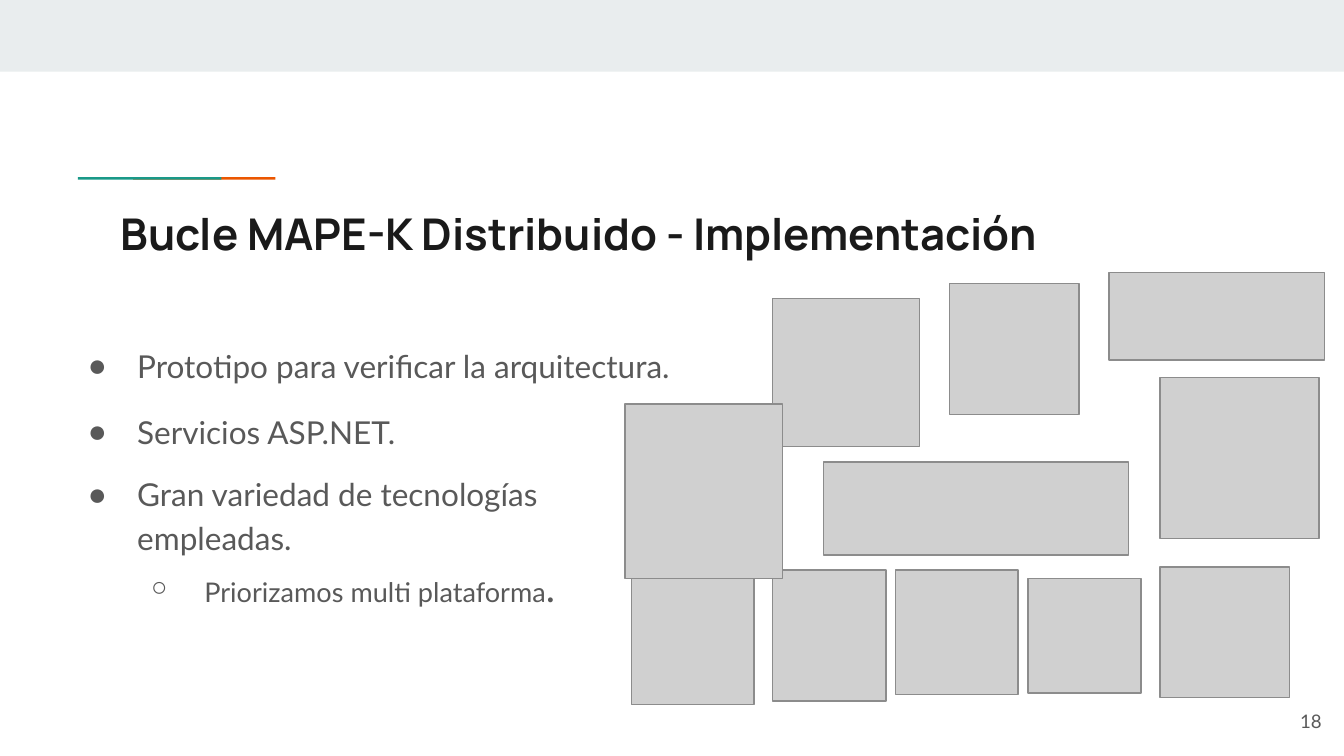
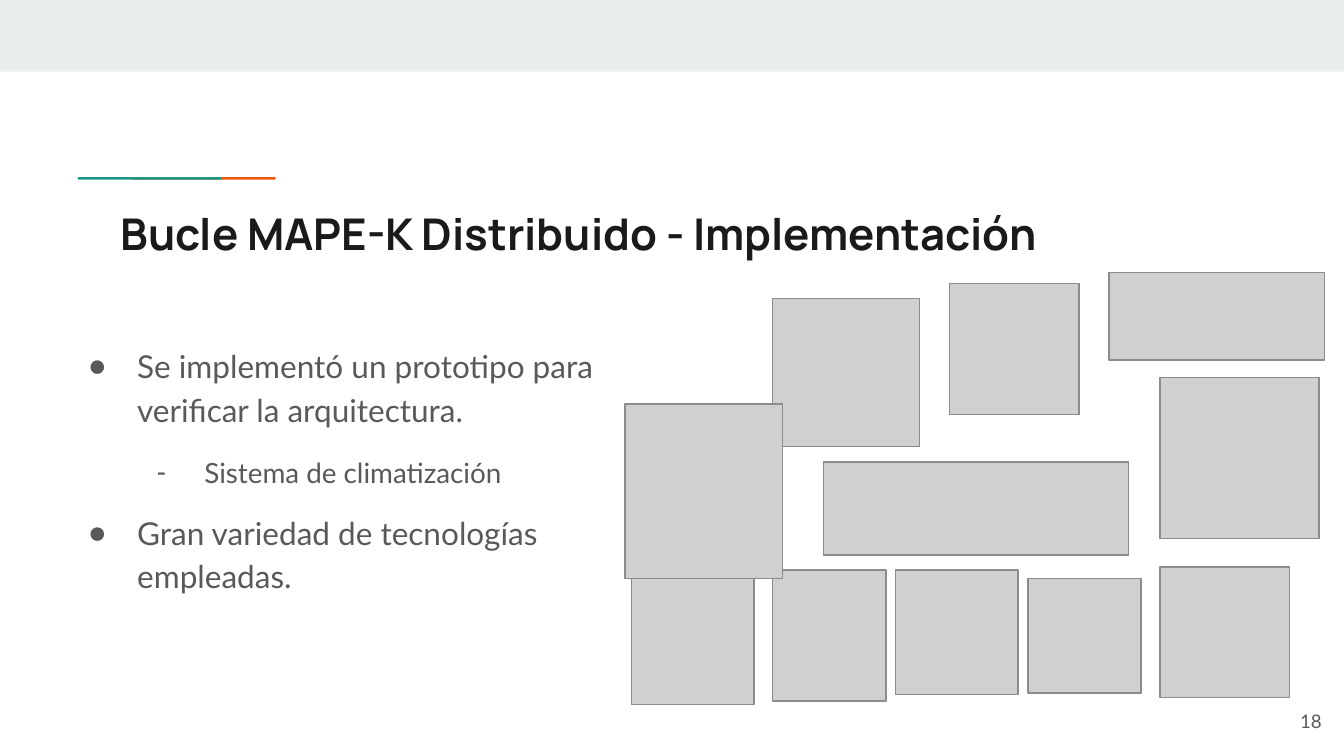
Before and after one commit to Starkie/TFM-DistributedAutoadaptiveSystems, a slide deck: slide 18 of docs/presentation/Adriano Vega - Presentación TFM.pptx. Drawn at 1344x756 pixels with LibreOffice and Linux fonts; fonts in the diff are those of the drawing; grey boxes stand for pictures. Boxes give left, top, right and bottom in pixels: in the first picture for what was removed or moved away, otherwise in the second. Text is boxed around its words. In the diff, an @@ line names an element or a change of style, - is before the commit and + after.

```diff
--- a/docs/presentation/Adriano Vega - Presentación TFM.pptx
+++ b/docs/presentation/Adriano Vega - Presentación TFM.pptx
@@ text at <box>137,355,593,483</box>: text changed @@
-● Prototipo para verificar la arquitectura.
-● Servicios ASP.NET.
+● Se implementó un prototipo para verificar la arquitectura.
+– Sistema de climatización
@@ text at <box>204,582,546,607</box>: paragraph removed @@
-  ○ Priorizamos multi plataforma.
```
Also in this commit, not shown: 6 other slides changed, 5 slides added, 3 slides removed, 1 other file.
